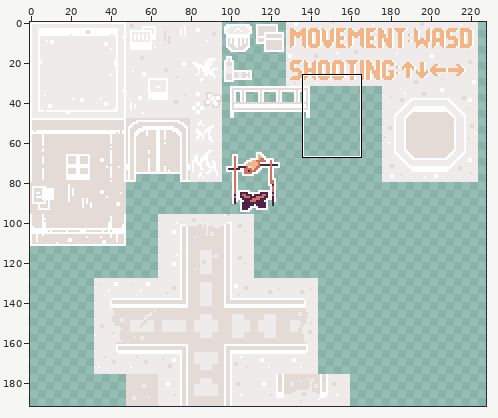
Edited in one commit: sprite sheet (public/assets/tilesets/tileset.png). Above, an overview of the earlier version with the close-up marked.
Close-up. Before:
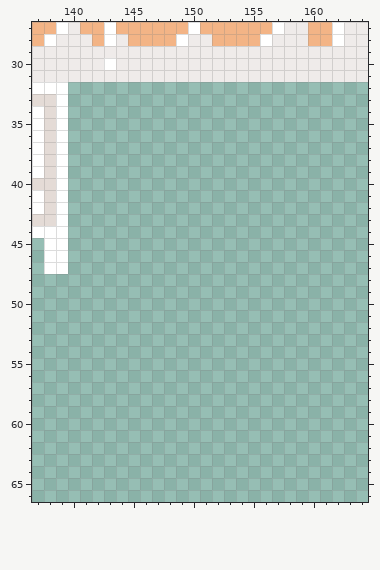
The file is 320x192 pixels. Shown: x 137..164, y 27..66. The wide view leaves out empty margins.
The result:
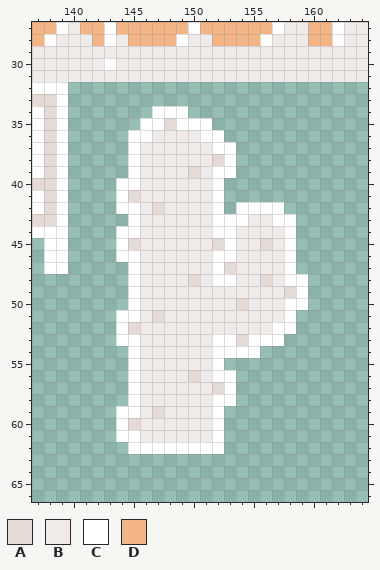
Palette (. is transparent): A #e4dbd6  B #efebea  C #ffffff  D #f3b486
What changed:
@@ x 137..164 @@
 33 AAC.........................
-34 CAC.........................
-35 CAC.........................
-36 CAC.........................
-37 CAC.........................
-38 CAC.........................
-39 CAC.........................
-40 AAC.........................
-41 CAC.........................
-42 CAC.........................
-43 AAC.........................
-44 CCC.........................
-45 .CC.........................
-46 .CC.........................
-47 .CC.........................
-48 ............................
-49 ............................
-50 ............................
-51 ............................
-52 ............................
-53 ............................
-54 ............................
-55 ............................
-56 ............................
-57 ............................
-58 ............................
-59 ............................
-60 ............................
-61 ............................
-62 ............................
+34 CAC.......CCC...............
+35 CAC......CCACCC.............
+36 CAC.....CCBBBBCC............
+37 CAC.....CBBBBBBCC...........
+38 CAC.....CBBBBBBAC...........
+39 CAC.....CBBBBABCC...........
+40 AAC....CCBBBBBBC............
+41 CAC....CABBBBBBC............
+42 CAC....CCBABBBBC.CCCC.......
+43 AAC.....CBBBBBBCCCBBCC......
+44 CCC....CCBBBBBBCCBBBBC......
+45 .CC....CABBBBBBACBBABC......
+46 .CC....CCBBBBBBCCBBBBC......
+47 .CC.....CBBBBBBCABBBBC......
+48 ........CBBBBABCCBBABCC.....
+49 ........CBBBBBBBBBBBBAC.....
+50 ........CBBBBBBBBABBBCC.....
+51 .......CCBABBBBBBBBBBC......
+52 .......CABBBBBBBBBBBCC......
+53 .......CCBBBBBBCCACCC.......
+54 ........CBBBBBBCCCC.........
+55 ........CBBBBBBC............
+56 ........CBBBBABCC...........
+57 ........CBBBBBBAC...........
+58 ........CBBBBBBCC...........
+59 .......CCBABBBBC............
+60 .......CABBBBBBC............
+61 .......CCBBBBBBC............
+62 ........CCCCCCCC............
 63 ............................
Changed places in both close-ups, as pixel boxes (x1, y1, x2, y2):
added: (116, 106, 308, 454)
